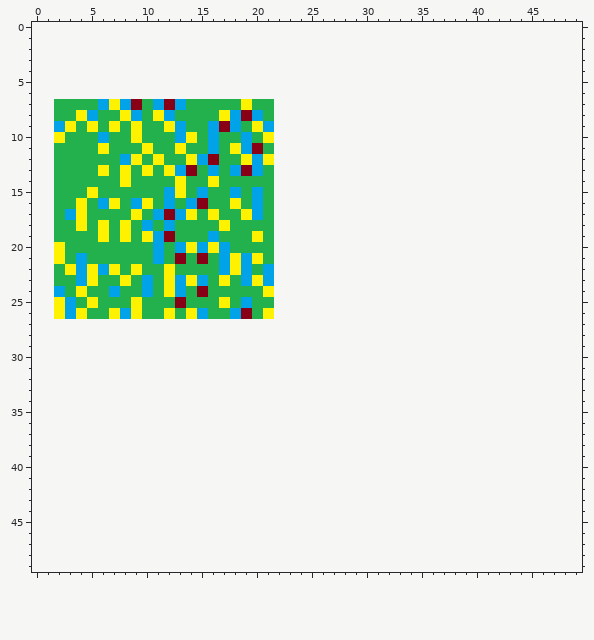
Pixel-art sprite: Implementáció/Assets/StreamingAssets/output/imageOutput.png. This is how it looked before the edit.
The file is 20x20 pixels. The old version is drawn lined up with the new one, on the new canvas.
The same view after the edit:
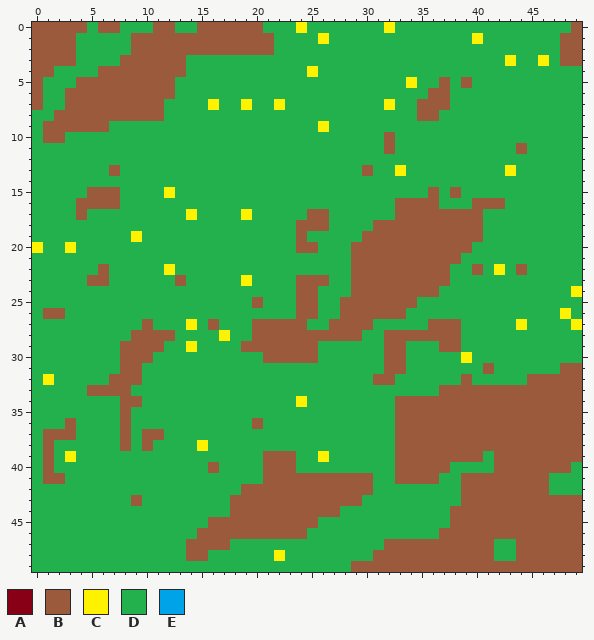
Palette (. is transparent): A #880015  B #9c5a3c  C #fff200  D #22b14c  E #00a2e8
What changed:
canvas 20x20 -> 50x50, the old top-left corner now at 2,7
y 0: x 0..49 .................................................. -> BBBBBDBBDDDBBDDBBBBBBDDDCDDDDDDDCDDDDDDDDDDDDDDDDB
y 1: x 0..49 .................................................. -> BBBBDDDDDBBBBBBBBBBBBBDDDDCDDDDDDDDDDDDDCDDDDDDDBB
y 2: x 0..49 .................................................. -> BBBBDDDDDBBBBBBBBBBBBBDDDDDDDDDDDDDDDDDDDDDDDDDDBB
y 3: x 0..49 .................................................. -> BBBBDDDDBBBBBBDDDDDDDDDDDDDDDDDDDDDDDDDDDDDCDDCDBB
y 4: x 0..49 .................................................. -> BBDDDDBBBBBBBBDDDDDDDDDDDCDDDDDDDDDDDDDDDDDDDDDDDD
y 5: x 0..49 .................................................. -> BDDDBBBBBBBBBDDDDDDDDDDDDDDDDDDDDDCDDBDBDDDDDDDDDD
y 6: x 0..49 .................................................. -> BDDBBBBBBBBBBDDDDDDDDDDDDDDDDDDDDDDDBBDDDDDDDDDDDD
y 7: x 0..1 .. -> BD; x 3..13 DDDECEADEAE -> BBBBBBBBBDD; x 16 D -> C; x 22..49 ............................ -> CDDDDDDDDDCDDBBBDDDDDDDDDDDD
y 8: x 0..12 ..DDCEDDCEDCE -> DDBBBBBBBBBBD; x 17..20 CEAE -> DDDD; x 22..49 ............................ -> DDDDDDDDDDDDDBBDDDDDDDDDDDDD
y 9: x 0..7 ..ECDCDC -> DBBBBBBD; x 9 C -> D; x 12..13 CE -> DD; x 16..18 EAE -> DDD; x 20..49 CE............................ -> DDDDDDCDDDDDDDDDDDDDDDDDDDDDDD
y 10: x 0..2 ..C -> DBB; x 6 E -> D; x 9 C -> D; x 13..14 EC -> DD; x 16 E -> D; x 19 E -> D; x 21..49 C............................ -> DDDDDDDDDDDBDDDDDDDDDDDDDDDDD
y 11: x 0..1 .. -> DD; x 6 C -> D; x 10 C -> D; x 13 C -> D; x 16 E -> D; x 18..20 CEA -> DDD; x 22..49 ............................ -> DDDDDDDDDDBDDDDDDDDDDDBDDDDD
y 12: x 0..1 .. -> DD; x 8..9 EC -> DD; x 11 C -> D; x 14..16 CEA -> DDD; x 19..49 CEC............................ -> DDDDDDDDDDDDDDDDDDDDDDDDDDDDDDD
y 13: x 0..1 .. -> DD; x 6..8 CDC -> DBD; x 10 C -> D; x 12..14 CEA -> DDD; x 16 E -> D; x 18..20 EAE -> DDD; x 22..49 ............................ -> DDDDDDDDBDDCDDDDDDDDDCDDDDDD
y 14: x 0..1 .. -> DD; x 8 C -> D; x 13 C -> D; x 16 C -> D; x 22..49 ............................ -> DDDDDDDDDDDDDDDDDDDDDDDDDDDD
y 15: x 0..1 .. -> DD; x 5..7 CDD -> BBB; x 12..13 EC -> CD; x 15 E -> D; x 18 E -> D; x 20 E -> D; x 22..49 ............................ -> DDDDDDDDDDDDDDBDBDDDDDDDDDDD
y 16: x 0..1 .. -> DD; x 4..7 CDEC -> BBBB; x 9..10 EC -> DD; x 12 E -> D; x 14..15 EA -> DD; x 18 C -> D; x 20 E -> D; x 22..49 ............................ -> DDDDDDDDDDDBBBBDDDBBBDDDDDDD
y 17: x 0..1 .. -> DD; x 3..4 EC -> DB; x 9 C -> D; x 11..13 EAE -> DDD; x 16 C -> D; x 20 E -> D; x 22..49 ............................ -> DDDBBDDDDDDBBBBBBBBDDDDDDDDD
y 18: x 0..1 .. -> DD; x 4 C -> D; x 6 C -> D; x 8 C -> D; x 10 E -> D; x 12 E -> D; x 17 C -> D; x 22..49 ............................ -> DDBBBDDDDBBBBBBBBBBDDDDDDDDD
y 19: x 0..1 .. -> DD; x 6 C -> D; x 8..12 CDCEA -> DCDDD; x 16 E -> D; x 20 C -> D; x 22..49 ............................ -> DDBDDDDDBBBBBBBBBBBDDDDDDDDD
y 20: x 0..3 ..CD -> CDDC; x 11 E -> D; x 13..17 ECECE -> DDDDD; x 22..49 ............................ -> DDBBDDDBBBBBBBBBBBDDDDDDDDDD
y 21: x 0..2 ..C -> DDD; x 4 E -> D; x 11 E -> D; x 13 A -> D; x 15 A -> D; x 17..20 ECEC -> DDDD; x 22..49 ............................ -> DDDDDDDBBBBBBBBBBDDDDDDDDDDD
y 22: x 0..1 .. -> DD; x 3..7 CECEC -> DDDBD; x 9 C -> D; x 17..19 ECE -> DDD; x 21..49 E............................ -> DDDDDDDDBBBBBBBBBDDBDCDBDDDDD
y 23: x 0..1 .. -> DD; x 4..6 ECD -> DBB; x 8 C -> D; x 10 E -> D; x 12..15 CECE -> DBDD; x 17 C -> D; x 19..49 ECE............................ -> CDDDDBBBDDBBBBBBBBBDDDDDDDDDDDD
y 24: x 0..2 ..E -> DDD; x 4 C -> D; x 7 E -> D; x 10 E -> D; x 12..13 CE -> DD; x 15 A -> D; x 21..49 C............................ -> DDDBBDDDBBBBBBBBDDDDDDDDDDDDC
y 25: x 0..3 ..CE -> DDDD; x 5 C -> D; x 9 C -> D; x 13 A -> D; x 17 C -> D; x 19..20 ED -> DB; x 22..49 ............................ -> DDBBDDBBBBBBBDDDDDDDDDDDDDDD
y 26: x 0..4 ..CEC -> DBBDD; x 7..9 CEC -> DDD; x 12 C -> D; x 14..15 CE -> DD; x 18..19 EA -> DD; x 21..49 C............................ -> DDDBBDDBBBBBBDDDDDDDDDDDDDDCD
y 27: x 0..49 .................................................. -> DDDDDDDDDDBDDDCDBDDDBBBBBDDBBBBDDDDDBBBDDDDDCDDDDC
y 28: x 0..49 .................................................. -> DDDDDDDDDBBBBDDDDCDDBBBBBBBBBBDDBBBBBBBDDDDDDDDDDD
y 29: x 0..49 .................................................. -> DDDDDDDDBBBBDDCDDDDBBBBBBBDDDDDDBBDDDBBDDDDDDDDDDD
y 30: x 0..49 .................................................. -> DDDDDDDDBBBDDDDDDDDDDBBBBBDDDDDDBBDDDDDCDDDDDDDDDD
y 31: x 0..49 .................................................. -> DDDDDDDDBBDDDDDDDDDDDDDDDDDDDDDDBBDDDDDDDBDDDDDDBB
y 32: x 0..49 .................................................. -> DCDDDDDBBBDDDDDDDDDDDDDDDDDDDDDBBDDDDDDBDDDDDBBBBB
y 33: x 0..49 .................................................. -> DDDDDBBBBDDDDDDDDDDDDDDDDDDDDDDDDDDDDBBBBBBBBBBBBB
y 34: x 0..49 .................................................. -> DDDDDDDDBBDDDDDDDDDDDDDDCDDDDDDDDBBBBBBBBBBBBBBBBB
y 35: x 0..49 .................................................. -> DDDDDDDDBDDDDDDDDDDDDDDDDDDDDDDDDBBBBBBBBBBBBBBBBB
y 36: x 0..49 .................................................. -> DDDBDDDDBDDDDDDDDDDDBDDDDDDDDDDDDBBBBBBBBBBBBBBBBB
y 37: x 0..49 .................................................. -> DBBBDDDDBDBBDDDDDDDDDDDDDDDDDDDDDBBBBBBBBBBBBBBBBB
y 38: x 0..49 .................................................. -> DBDDDDDDBDBDDDDCDDDDDDDDDDDDDDDDDBBBBBBBBBBBBBBBBB
y 39: x 0..49 .................................................. -> DBDCDDDDDDDDDDDDDDDDDBBBDDCDDDDDDBBBBBBBBDBBBBBBBB
y 40: x 0..49 .................................................. -> DBDDDDDDDDDDDDDDBDDDDBBBDDDDDDDDDBBBBBDDDDBBBBBBBD
y 41: x 0..49 .................................................. -> DBBDDDDDDDDDDDDDDDDDDBBBBBBBBBBDDBBBBDDBBBBBBBBDDD
y 42: x 0..49 .................................................. -> DDDDDDDDDDDDDDDDDDDBBBBBBBBBBBBDDDDDDDDBBBBBBBBDDD
y 43: x 0..49 .................................................. -> DDDDDDDDDBDDDDDDDDBBBBBBBBBBBBDDDDDDDDDBBBBBBBBBBB
y 44: x 0..49 .................................................. -> DDDDDDDDDDDDDDDDDDBBBBBBBBBBDDDDDDDDDDBBBBBBBBBBBB
y 45: x 0..49 .................................................. -> DDDDDDDDDDDDDDDDBBBBBBBBBBDDDDDDDDDDDDBBBBBBBBBBBB
y 46: x 0..49 .................................................. -> DDDDDDDDDDDDDDDBBBBBBBBBBDDDDDDDDDDDDBBBBBBBBBBBBB
y 47: x 0..49 .................................................. -> DDDDDDDDDDDDDDBBBBDDDDDDDDDDDDDDBBBBBBBBBBDDBBBBBB
y 48: x 0..49 .................................................. -> DDDDDDDDDDDDDDBBDDDDDDCDDDDDDDDBBBBBBBBBBBDDBBBBBB
y 49: x 0..49 .................................................. -> DDDDDDDDDDDDDDDDDDDDDDDDDDDDDBBBBBBBBBBBBBBBBBBBBB
